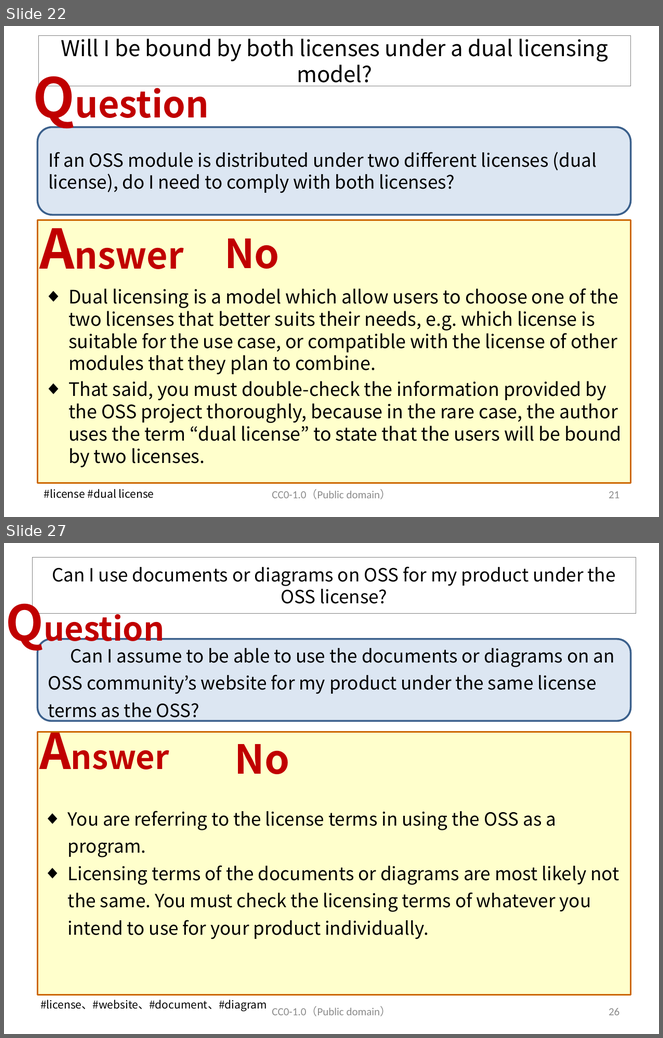
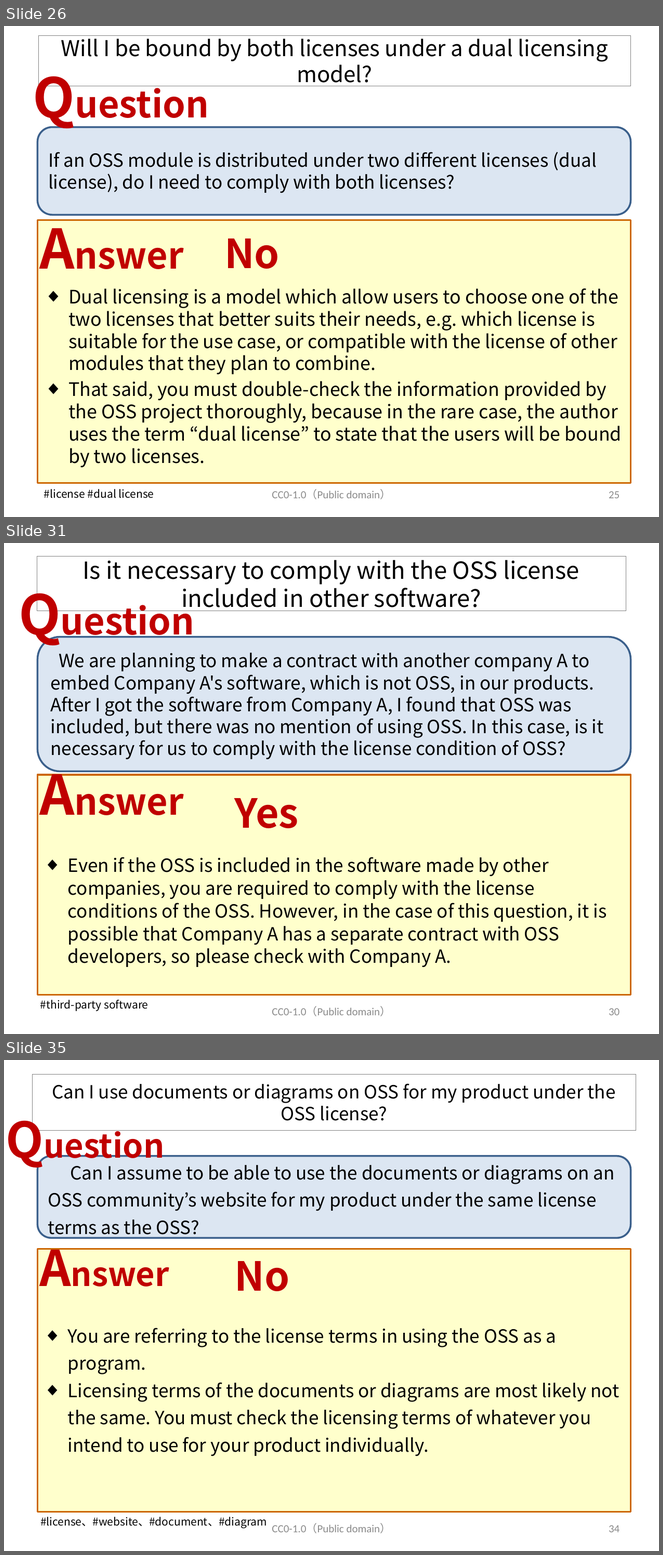
Before and after one commit to OpenChain-Project/OpenChain-JWG, a slide deck: Education_Material/FAQ/Misunderstandings_of_OSS_licenses_CC0.pptx. Shown one above the other, each under a label of ours: slides 22 and 27 before the commit, slides 26, 31 and 35 after it; the slides between them are not shown. The pictures are 663x1038 and 663x1555 pixels, drawn with LibreOffice and Linux fonts; fonts in the diff are those of the drawing. Boxes give left, top, right and bottom in pixels: in the first picture for what was removed or moved away, otherwise in the second. Text is boxed around its words. In the diff, an @@ line names an element or a change of style, - is before the commit and + after.

```diff
--- a/Education_Material/FAQ/Misunderstandings_of_OSS_licenses_CC0.pptx
+++ b/Education_Material/FAQ/Misunderstandings_of_OSS_licenses_CC0.pptx
@@ slide 31 added at (x1=4, y1=543, x2=659, y2=1034), background #FFFFFF @@
@@ title added at (x1=37, y1=557, x2=626, y2=611), outline #808080 0.75 pt, 26 pt, text #000000 @@
+Is it necessary to comply with the OSS license included in other software?
@@ text added at (x1=12, y1=577, x2=213, y2=650), 40 pt, text #C00000, bold @@
+Question
@@ rounded rectangle added at (x1=37, y1=637, x2=631, y2=771), fill #DCE6F2, outline #3A5F8C 2 pt, 20 pt, text #000000 @@
+We are planning to make a contract with another company A to embed Company A's software, which is not OSS, in our products. After I got the software from Company A, I found that OSS was included, but there was no mention of using OSS. In this case, is it necessary for us to comply with the license condition of OSS?
@@ text added at (x1=33, y1=757, x2=205, y2=830), 40 pt, text #C00000, bold @@
+Answer
@@ rectangle added at (x1=37, y1=775, x2=631, y2=995), fill #FFFFCC, outline #CC6600 2 pt @@
@@ text added at (x1=235, y1=798, x2=299, y2=828), 44 pt, text #C00000, bold @@
+Yes
@@ text added at (x1=68, y1=857, x2=607, y2=967), 20 pt, text #000000 @@
+◆ Even if the OSS is included in the software made by other companies, you are required to comply with the license conditions of the OSS. However, in the case of this question, it is possible that Company A has a separate contract with OSS developers, so please check with Company A.
@@ text added at (x1=40, y1=1000, x2=148, y2=1012), 12 pt, text #000000 @@
+#third-party software
@@ text added at (x1=272, y1=1006, x2=391, y2=1017), 12 pt, text #8C8C8C @@
+CC0-1.0（Public domain）
@@ page number added at (x1=609, y1=1008, x2=620, y2=1016), 12 pt, text #8C8C8C @@
+30
@@ what was slide 22 is now slide 26 @@
@@ page number at (x1=609, y1=491, x2=620, y2=499): text changed @@
-21
+25
@@ what was slide 27 is now slide 35 @@
@@ page number at (x1=609, y1=1525, x2=620, y2=1533): text changed @@
-26
+34
```
Also in this commit, not shown: 18 slides changed, 8 other slides added.
